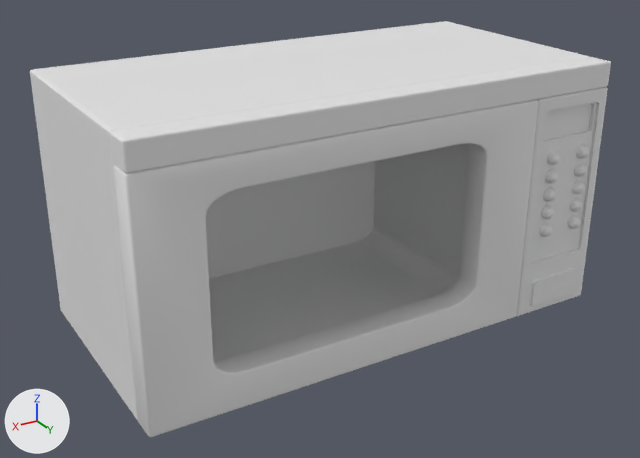
The Blender file HorrorModels/Microvave/MicrovaveV1.blend as it was, and as the next commit left it.
One viewpoint serves both versions: a 50 mm lens placed at (3.42, 5.6, 2.49), pointed at (0.13, 0.12, -0.25). Lighting does not change. The marker at lower left points along +X, +Y and +Z.
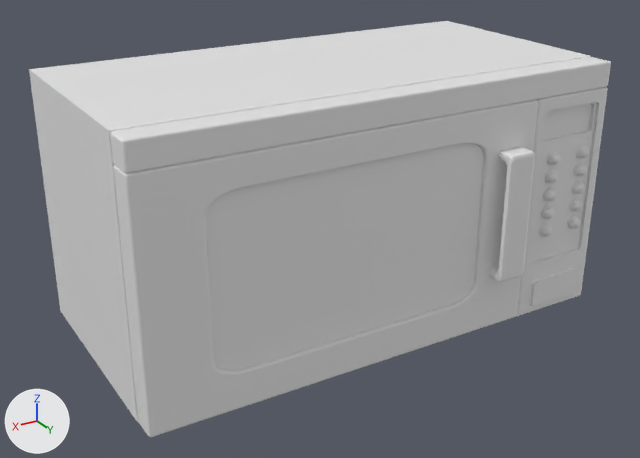
Diff of the bpy script that builds the scene:
```diff
--- a/HorrorModels/Microvave/MicrovaveV1.blend.py
+++ b/HorrorModels/Microvave/MicrovaveV1.blend.py
@@ me_cube @@
 # used by ob_cube; location = (0.0, 0.0, 0.0); scale = (1.93, 1.0, 1.0)
-me_cube.from_pydata(...)  # 64 vertices, 36 faces; spans x -1.0..1.0, y -1.0..0.79, z -1.0..1.0
+me_cube.from_pydata(...)  # 756 vertices, 740 faces; spans x -1.0..1.0, y -1.0..0.79, z -1.0..1.0
+# me_cube part 1: 8 vertices moved from x -0.48..0.87, y -0.73..0.79, z -0.88..-0.83 to x -0.48..0.87, y -0.73..0.79, z -0.86..-0.83; 12 vertices removed from x -0.46..0.85, y -0.73..0.79, z -0.9..-0.86; 704 vertices added at x -1.0..1.0, y -1.0..0.79, z -1.0..1.0
@@ me_cube_002 @@
 # used by ob_cube_002; location = (1.926, 0.782, -0.014); scale = (1.93, 1.0, 1.0)
-me_cube_002.from_pydata(...)  # 49 vertices, 28 faces; spans x -1.62..0.0, y 0.0..0.22, z -0.99..0.81
+me_cube_002.from_pydata(...)  # 390 vertices, 343 faces; spans x -1.62..0.0, y 0.0..0.36, z -0.99..0.81
+# me_cube_002 part 2: a new loose piece of 128 vertices spanning x -1.56..-1.44, y 0.13..0.36, z -0.53..0.48
+# me_cube_002 part 3: a new loose piece of 28 vertices spanning x -1.5..-0.11, y 0.18, z -0.88..0.74
+# me_cube_002 part 4: 2 vertices moved within x -0.25, y 0.22, z -0.62..0.51; 44 vertices removed from x -1.62..0.0, y 0.0..0.22, z -0.99..0.81; 229 vertices added at x -1.62..0.0, y 0.0..0.22, z -0.99..0.81
+# me_cube_002 part 5: the surface is now shaded flat
@@ ob_cube_002 @@
 ob_cube_002.scale = (1.93, 1.0, 1.0)
-_m = ob_cube_002.modifiers.new('Bevel', 'BEVEL')
-_m.width = 0.015
-_m.width_pct = 0.015
-_m.segments = 3
```

Where the change shows, as pixel boxes (x1, y1, x2, y2) in the pictures (640 x 458 px):
'Cube.002', reshaped, modifiers changed: (113, 100, 538, 437) in both
'Cube', reshaped: before (30, 21, 589, 420); after (29, 21, 591, 422)
part 1 of me_cube, built on: before (205, 56, 589, 359); after (29, 21, 591, 422)
part 2 of me_cube_002, added: after (488, 147, 535, 282)
part 3 of me_cube_002, added: after (205, 143, 484, 370)
part 4 of me_cube_002, built on: (113, 100, 538, 437) in both
'Circle.002', unchanged, uncovered by the edit: after (539, 144, 589, 237)
